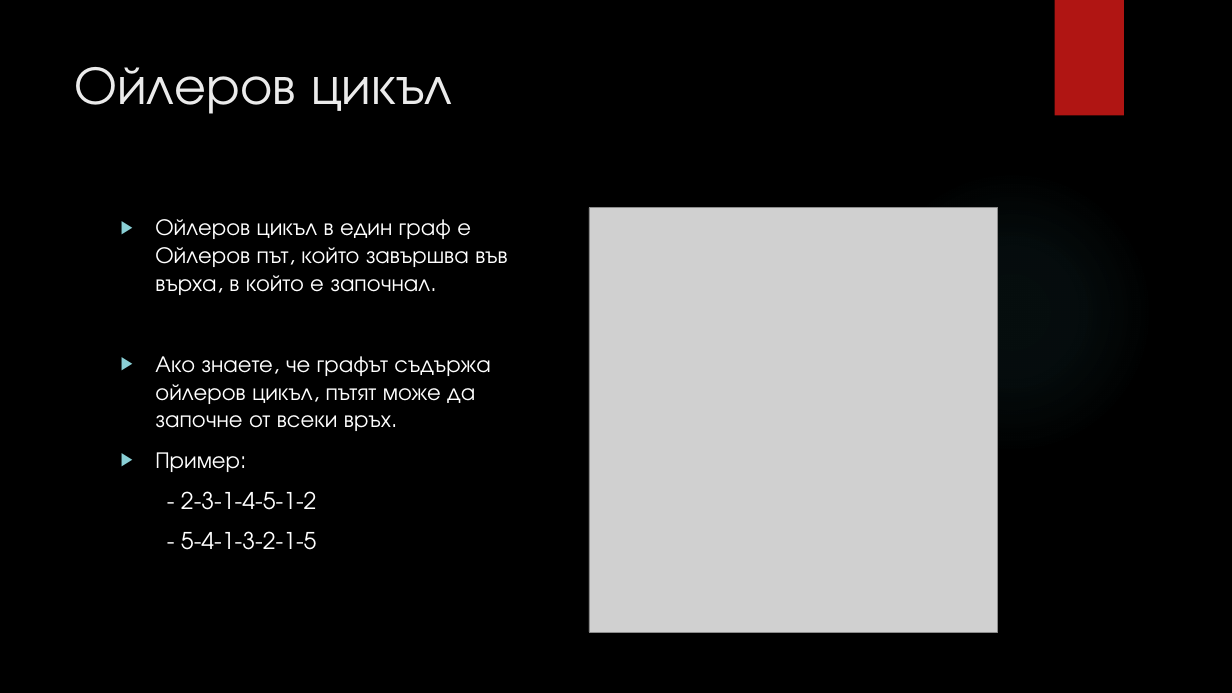
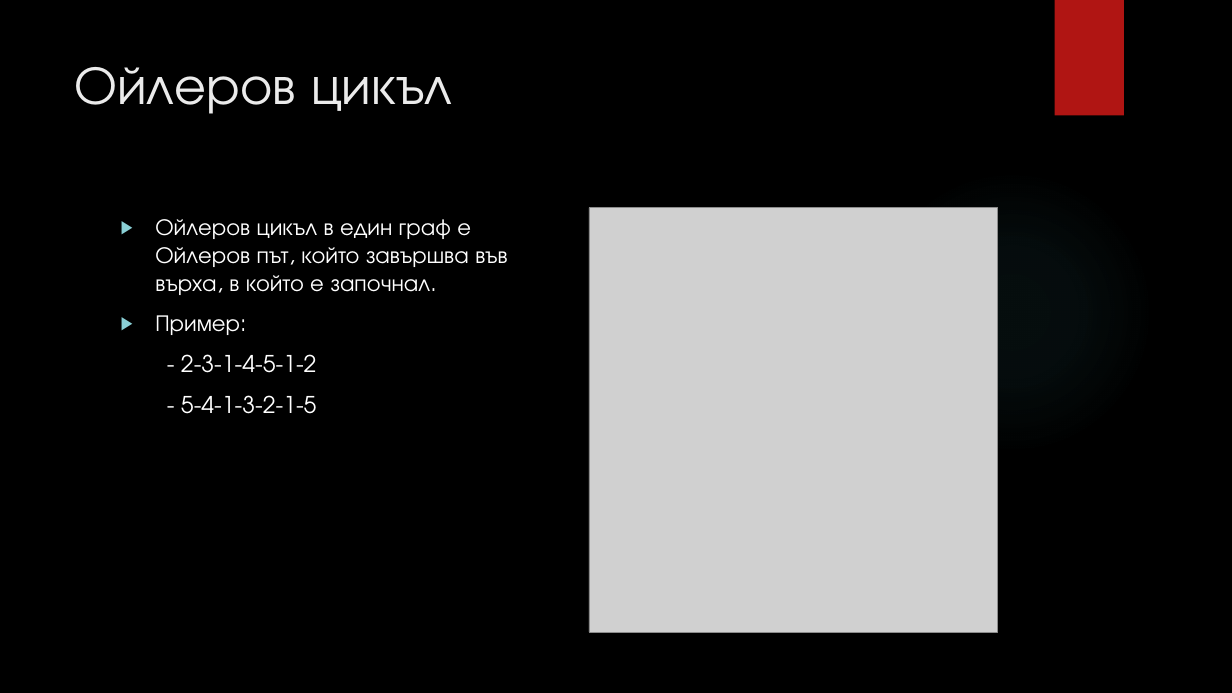
Before and after one commit to Vladikolev0321/Elsys-School, a slide deck: slide 4 of MathFundamnetalsOfProgramming/Graphs/Ойлеров цикъл.pptx. Drawn at 1232x693 pixels with LibreOffice and Linux fonts; fonts in the diff are those of the drawing; grey boxes stand for pictures; background and template pictures are left out. Boxes give left, top, right and bottom in pixels: in the first picture for what was removed or moved away, otherwise in the second. Text is boxed around its words. In the diff, an @@ line names an element or a change of style, - is before the commit and + after.

```diff
--- a/MathFundamnetalsOfProgramming/Graphs/Ойлеров цикъл.pptx
+++ b/MathFundamnetalsOfProgramming/Graphs/Ойлеров цикъл.pptx
@@ text at [155,356,490,431]: paragraph removed @@
-▶ Ако знаете, че графът съдържа ойлеров цикъл, пътят може да започне от всеки връх.
```
Also in this commit, not shown: 4 other slides changed, 14 other files.
